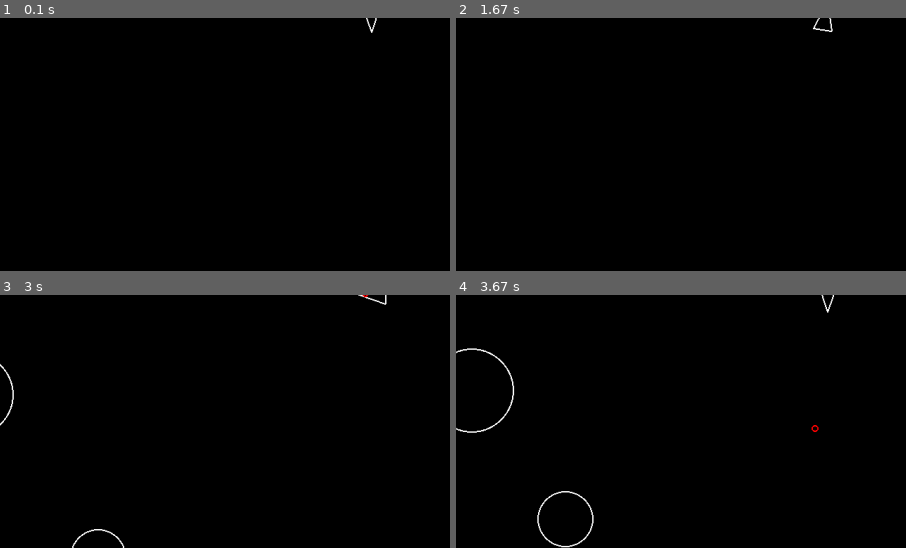
Above: before the commit, frames 1-4 (two rows, left to right).
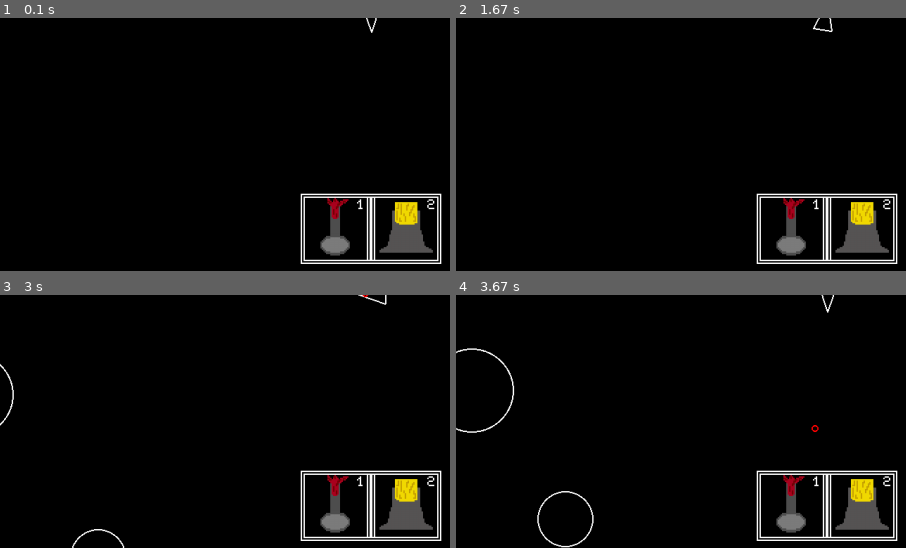
Above: after the commit, the same moments.

Repository: ThoughtPilot000/asteroids-pygame
Game: pygame game, started from main.py
Two runs of this game, one before a commit and one after it. Both use one fixed random seed, a clock stepped at 60 frames per second and the inputs below.
Inputs:
- Up to frame 1 (0.1 s): no input
- Up to frame 2 (1.67 s): tap Space at 0.33, 0.73, 1.03, 1.23, 1.57 s; hold D 0.67-1.13 s; hold W 1.17-1.47 s; hold D from 1.5 s (still down)
- Up to frame 3 (3 s): tap Space at 1.87, 2.07, 2.37, 2.63, 2.97 s; release D at 1.97 s; hold A 2-2.53 s; hold S 2.57-2.87 s; hold A from 2.9 s (still down)
- Up to frame 4 (3.67 s): tap Space at 3.27, 3.4 s; release A at 3.3 s; hold W from 3.33 s (still down)
The pictures show only the part of the screen within x 9-59%, y 50-100%; the shares and areas given below are measured in that part.

The runs differ from the first frame. In frame 1, 4.6% of the frame differs, in the area x 66-99%, y 69-98%; in frame 2, 4.6%; in frame 3, 4.6%; in frame 4, 4.6%.

Commit message:
added unfunctional dock

Diff:
--- a/main.py
+++ b/main.py
@@ -29,6 +29,8 @@
 
     text_font = pygame.font.SysFont("Arial", 30)
     screen = pygame.display.set_mode((SCREEN_WIDTH,SCREEN_HEIGHT))
+    dock = pygame.image.load("assets/weapons_bar.png")
+    dock = pygame.transform.scale(dock, (200, 100))
 
     deltaclock = pygame.time.Clock()
 
@@ -51,6 +53,8 @@
 
         for event in pygame.event.get():
             if event.type == pygame.QUIT:
+                print("Game over!")
+                print(f"Your score was {score}!")
                 return
 
         updatable.update(dt)
@@ -81,6 +85,7 @@
         for sprite in drawable:
             sprite.draw(screen)
 
+        screen.blit(dock, (SCREEN_WIDTH / 2 - 100, SCREEN_HEIGHT / 2 + 250))
         draw_text("Score: " + str(score), text_font, "white", SCREEN_WIDTH / 2 - 65 , SCREEN_HEIGHT - (SCREEN_HEIGHT - 70), screen)
 
         #always last called
Binary file added: assets/weapons_bar.png
Not shown, changed: game_events.jsonl
